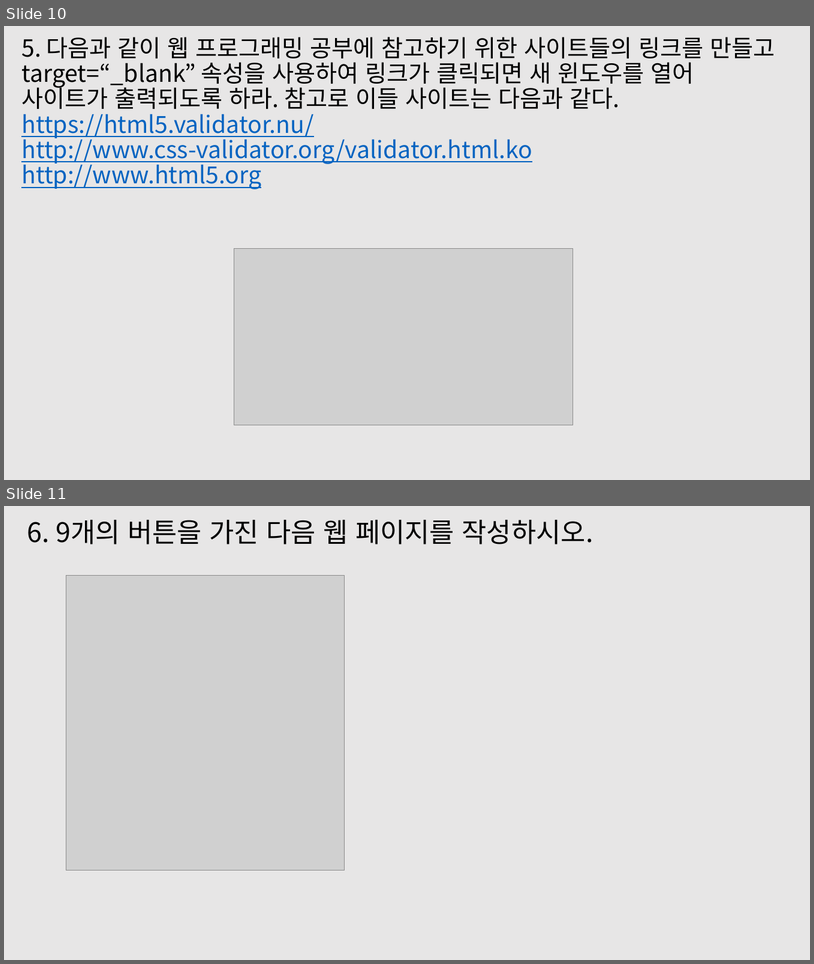
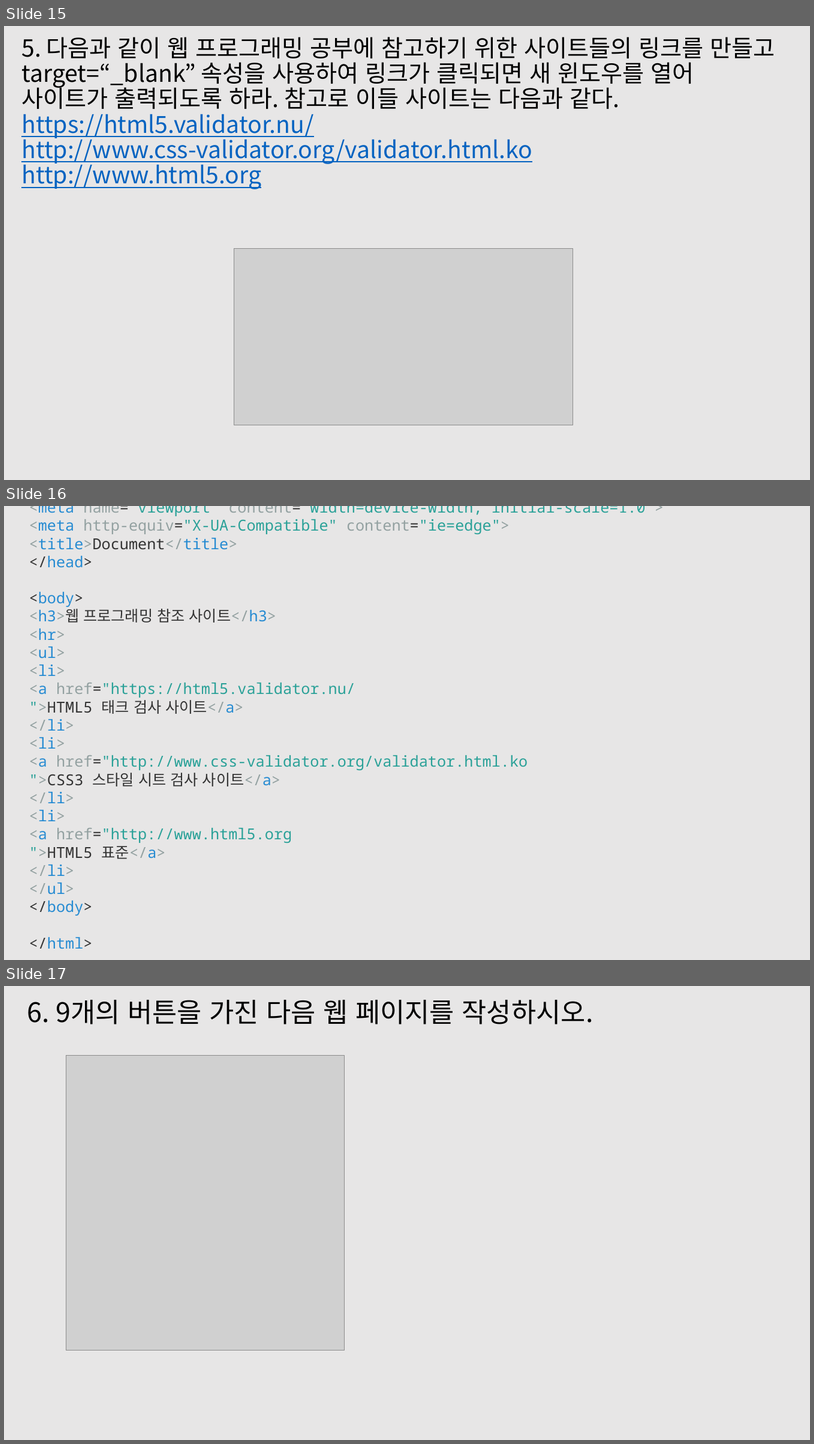
Before and after one commit to mgh3326/big_data_web, a slide deck: html/html5보고서/html 5 보고서 (1).pptx. Shown one above the other, each under a label of ours: slides 10 and 11 before the commit, slides 15, 16 and 17 after it. The pictures are 814x964 and 814x1444 pixels, drawn with LibreOffice and Linux fonts; fonts in the diff are those of the drawing; grey boxes stand for pictures. Boxes give left, top, right and bottom in pixels: in the first picture for what was removed or moved away, otherwise in the second. Text is boxed around its words. In the diff, an @@ line names an element or a change of style, - is before the commit and + after.

```diff
--- a/html/html5보고서/html 5 보고서 (1).pptx
+++ b/html/html5보고서/html 5 보고서 (1).pptx
@@ slide 16 added at (4,506,810,960), background #E7E6E6 @@
@@ text added at (29,506,664,949), 18 pt, text #2AA198 @@
+<!DOCTYPE html>
+<html lang="en">
+<head>
+<meta charset="UTF-8">
+<meta name="viewport" content="width=device-width, initial-scale=1.0">
+<meta http-equiv="X-UA-Compatible" content="ie=edge">
+<title>Document</title>
+</head>
+<body>
+<h3>웹 프로그래밍 참조 사이트</h3>
+<hr>
+<ul>
+<li>
+<a href="https://html5.validator.nu/
+">HTML5 태크 검사 사이트</a>
+</li>
+<li>
+<a href="http://www.css-validator.org/validator.html.ko
+">CSS3 스타일 시트 검사 사이트</a>
+</li>
+<li>
+<a href="http://www.html5.org
+">HTML5 표준</a>
+</li>
+</ul>
+</body>
+</html>
@@ what was slide 10 is now slide 15 @@
@@ what was slide 11 is now slide 17 @@
```
Also in this commit, not shown: 6 other slides added, 2 other files.
